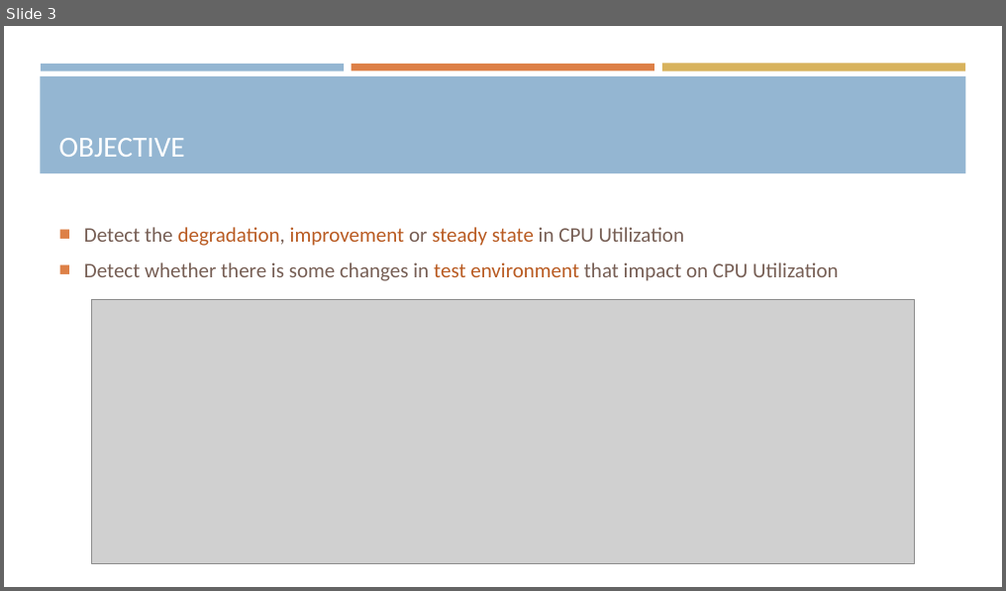
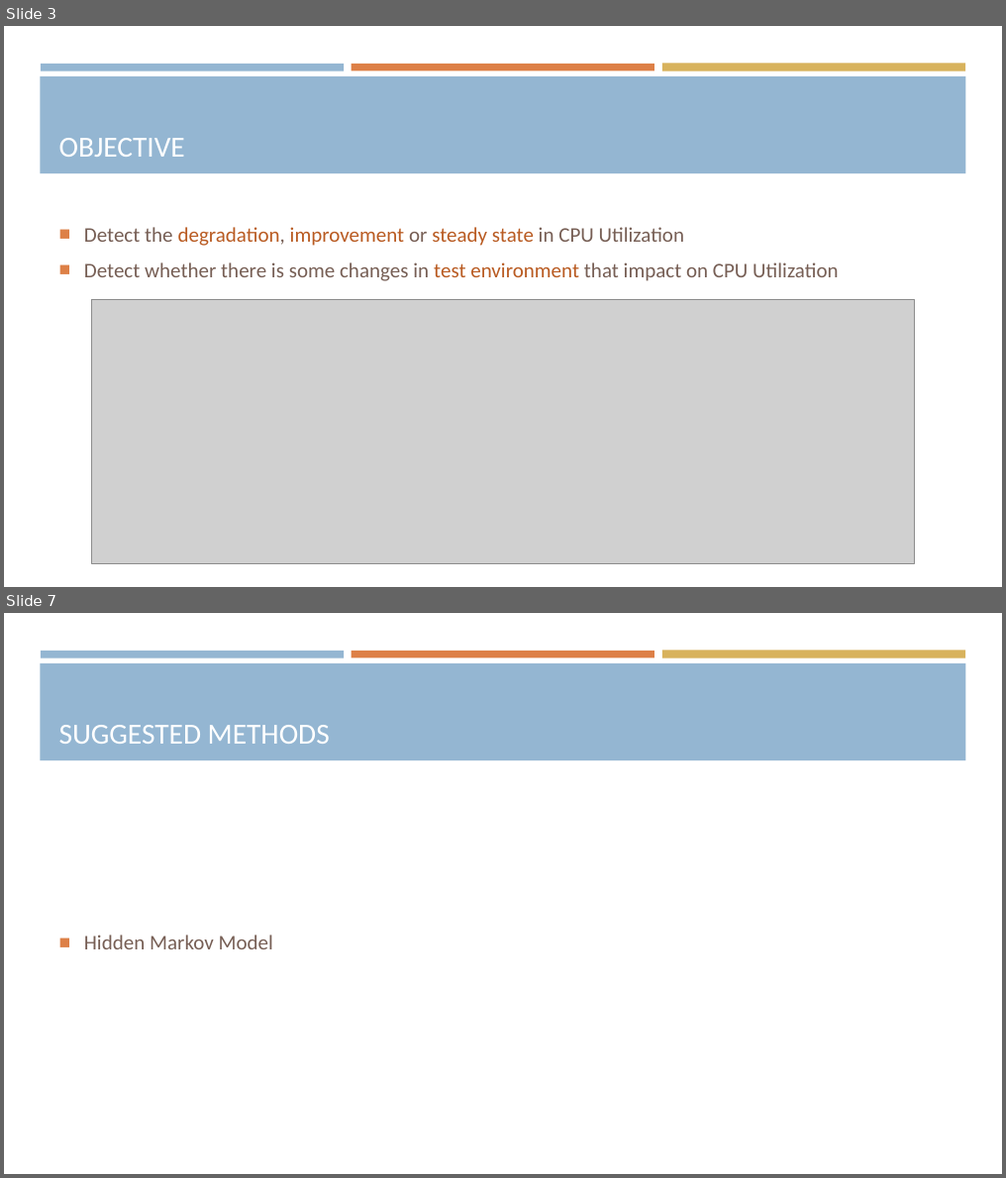
Before and after one commit to araea382/MT, a slide deck: Presentation/1-Proposal seminar.pptx. Shown one above the other, each under a label of ours: slide 3 before the commit, slides 3 and 7 after it; the slides between them are not shown. The pictures are 1006x591 and 1006x1178 pixels, drawn with LibreOffice and Linux fonts; fonts in the diff are those of the drawing; grey boxes stand for pictures. Boxes give left, top, right and bottom in pixels: in the first picture for what was removed or moved away, otherwise in the second. Text is boxed around its words. In the diff, an @@ line names an element or a change of style, - is before the commit and + after.

```diff
--- a/Presentation/1-Proposal seminar.pptx
+++ b/Presentation/1-Proposal seminar.pptx
@@ slide 7 added at <box>4,613,1002,1174</box>, background #FFFFFF; not listed: 4 template elements that a slide beside it also shows @@
@@ title added at <box>59,725,330,744</box>, 28 pt, text #FFFFFF @@
+SUGGESTED METHODS
@@ text added at <box>84,935,273,950</box>, 20 pt, text #775F55 @@
+■ Hidden Markov Model
```
Also in this commit, not shown: 3 slides changed, 2 other slides added, 4 other files.
